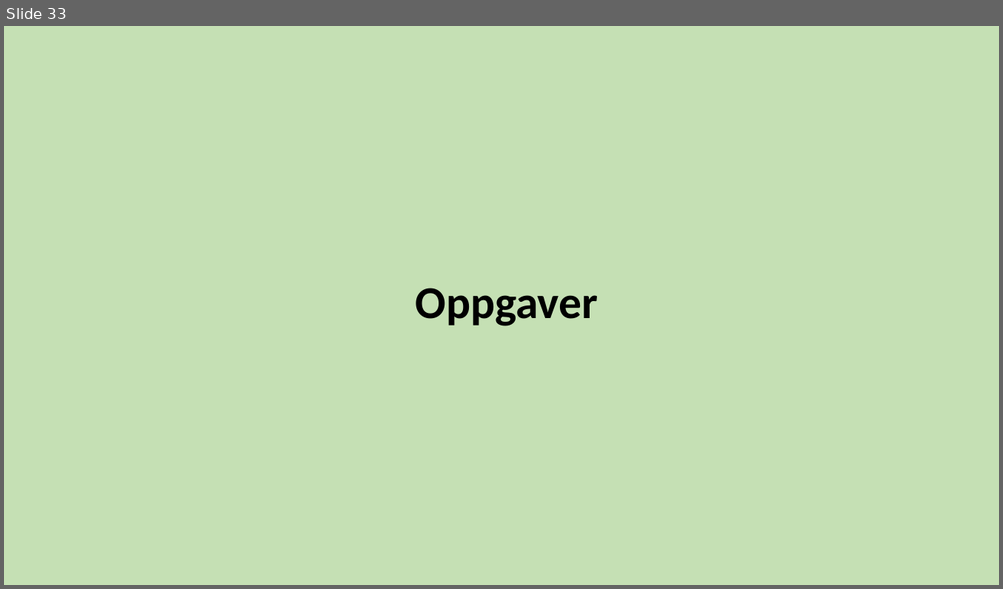
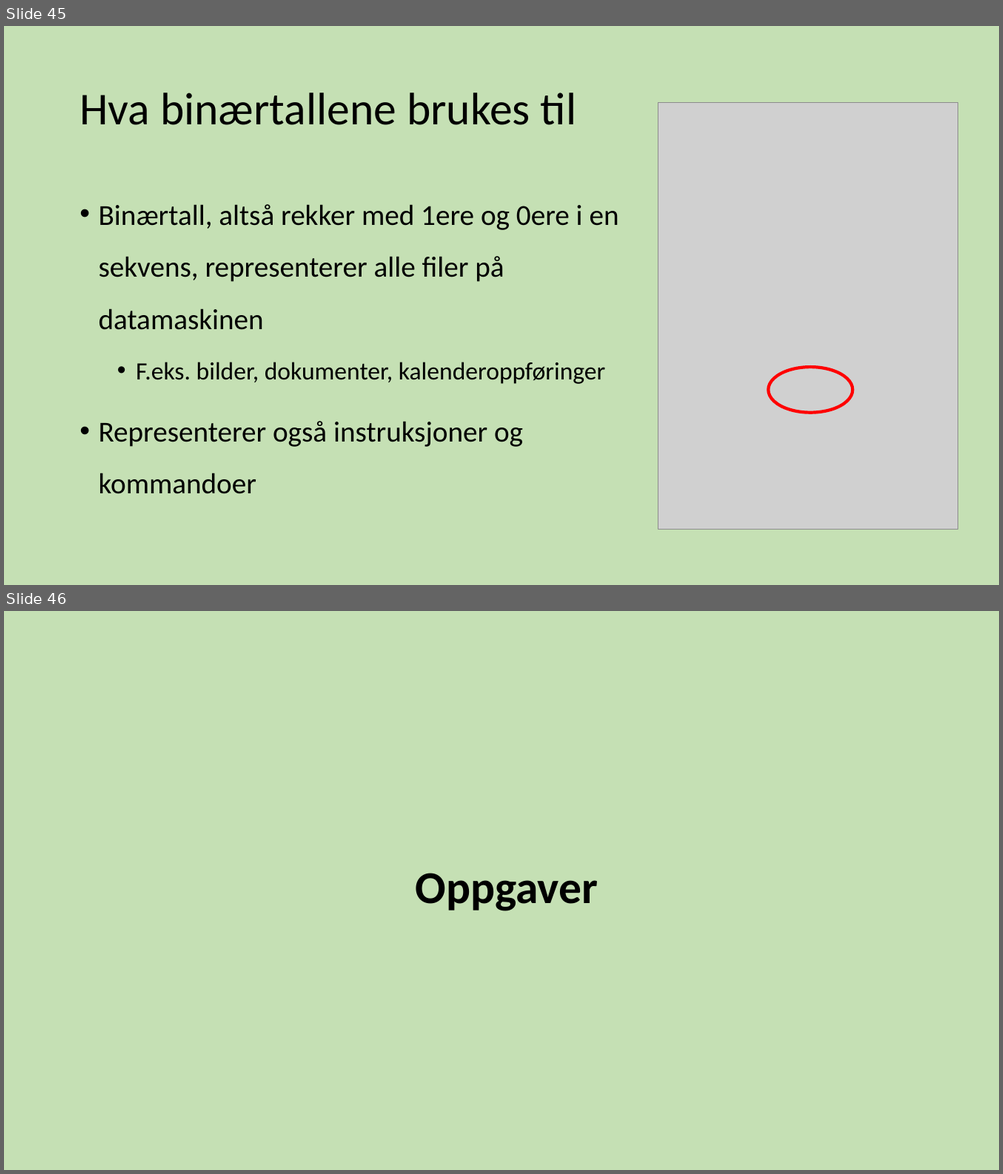
Before and after one commit to tabmy/SommerkursProg17, a slide deck: Forelesninger/ProgKursMandag.pptx. Shown one above the other, each under a label of ours: slide 33 before the commit, slides 45 and 46 after it. The pictures are 1003x589 and 1003x1174 pixels, drawn with LibreOffice and Linux fonts; fonts in the diff are those of the drawing; grey boxes stand for pictures. Boxes give left, top, right and bottom in pixels: in the first picture for what was removed or moved away, otherwise in the second. Text is boxed around its words. In the diff, an @@ line names an element or a change of style, - is before the commit and + after.

```diff
--- a/Forelesninger/ProgKursMandag.pptx
+++ b/Forelesninger/ProgKursMandag.pptx
@@ slide 45 added at bbox=[4, 26, 999, 585], background #C5E0B4 @@
@@ title added at bbox=[79, 93, 576, 125], 44 pt, text #000000 @@
+Hva binærtallene brukes til
@@ picture added at bbox=[658, 103, 959, 531] @@
@@ text added at bbox=[99, 204, 619, 494], 28 pt, text #000000 @@
+• Binærtall, altså rekker med 1ere og 0ere i en sekvens, representerer alle filer på datamaskinen
+  • F.eks. bilder, dokumenter, kalenderoppføringer
+• Representerer også instruksjoner og kommandoer
@@ ellipse added at bbox=[768, 367, 852, 412], outline #FF0000 3 pt @@
@@ what was slide 33 is now slide 46 @@
```
Also in this commit, not shown: 4 slides changed, 12 other slides added, 2 other files.
